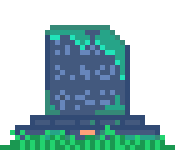
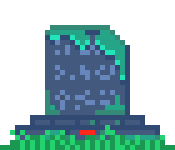
Layer changes from the first w=175, h=150 image to the second:
painted on "stone" over [45, 30, 125, 90]
painted on "stone_glow copy" over [80, 45, 95, 135]
